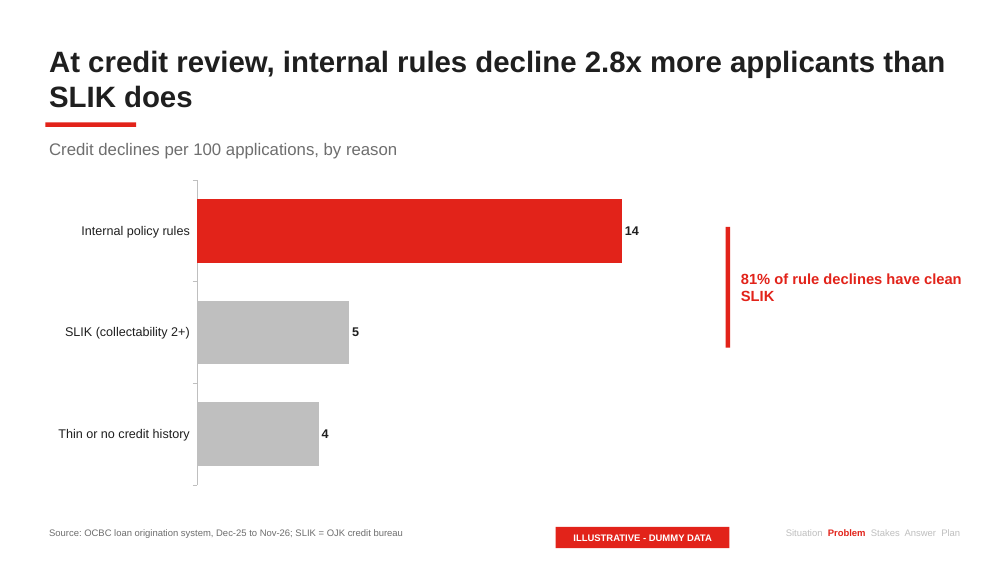
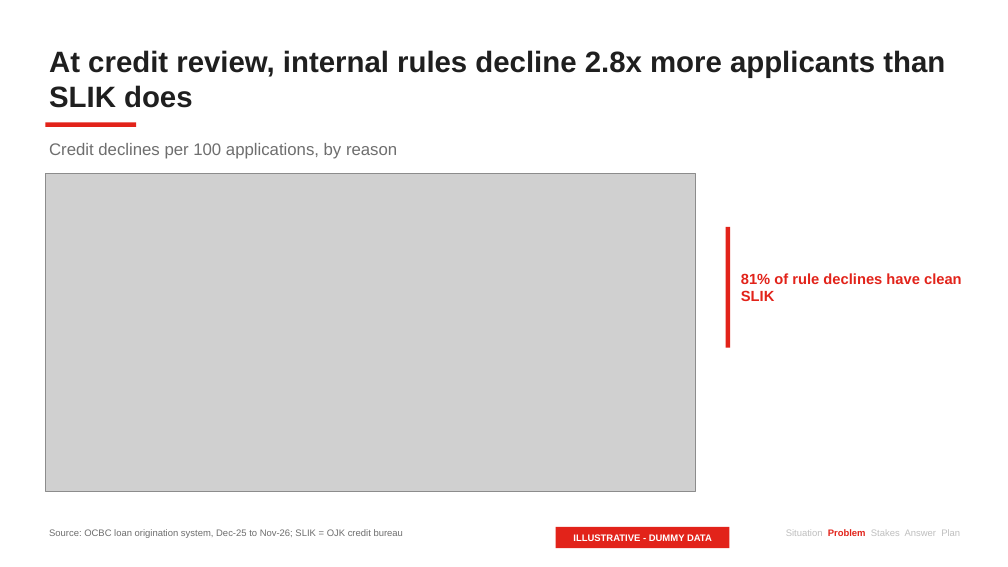
Before and after one commit to Mamel-lop/pstack-loki, a slide deck: slide 8 of decks/ocbc-unsecured-pl/deck.pptx. Drawn at 1008x567 pixels with LibreOffice and Linux fonts; fonts in the diff are those of the drawing; grey boxes stand for pictures. Boxes give left, top, right and bottom in pixels: in the first picture for what was removed or moved away, otherwise in the second. Text is boxed around its words. In the diff, an @@ line names an element or a change of style, - is before the commit and + after.

```diff
--- a/decks/ocbc-unsecured-pl/deck.pptx
+++ b/decks/ocbc-unsecured-pl/deck.pptx
@@ bar chart removed at bbox=[45, 174, 696, 492] @@
-categories: Internal policy rules, SLIK (collectability 2+), Thin or no credit history
-Series 1: 14, 5, 4
@@ picture added at bbox=[45, 174, 696, 492] @@
```
Also in this commit, not shown: 12 other slides changed, 53 other files.
